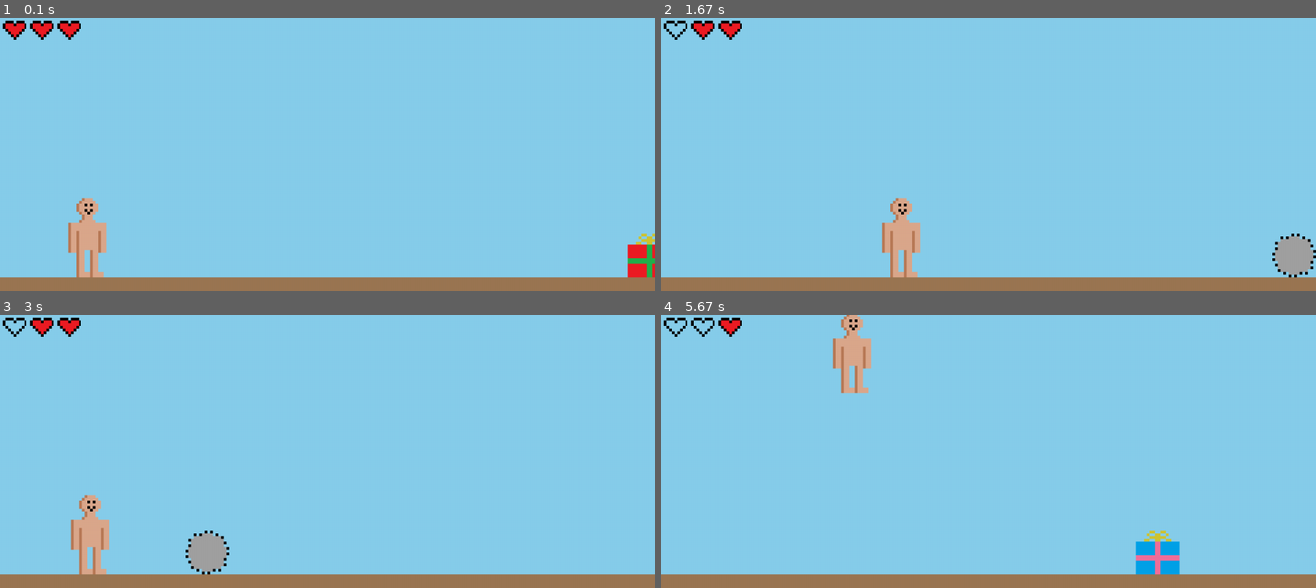
Above: before the commit, frames 1-4 (two rows, left to right).
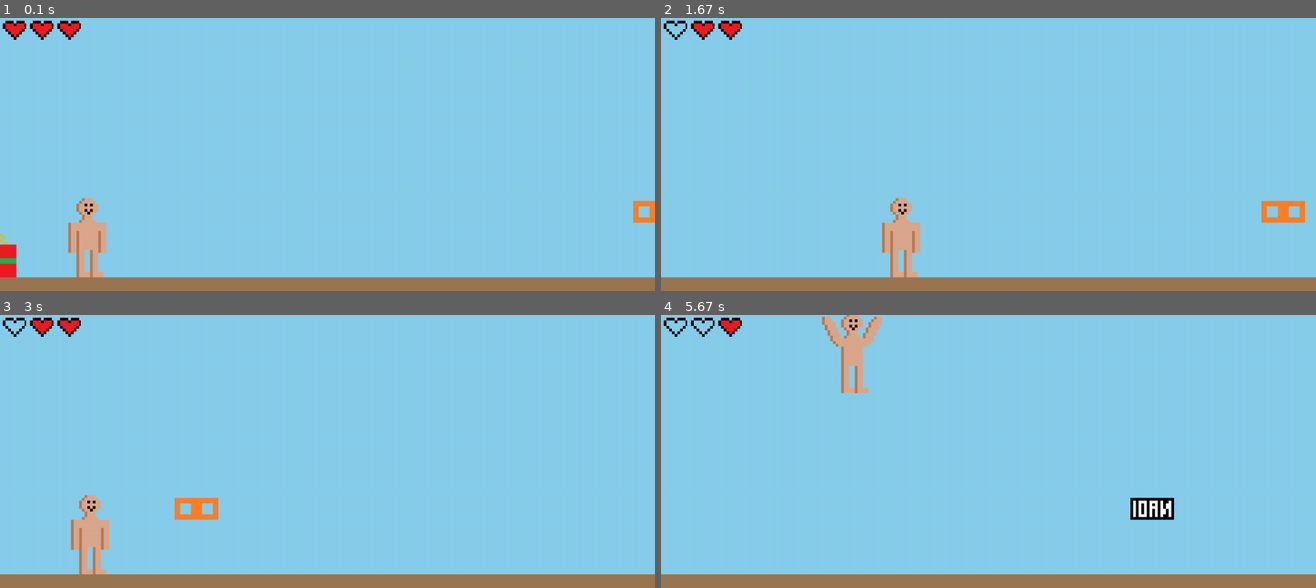
Above: after the commit, the same moments.

Repository: lorum-ipsum08/pygameGame
Game: pygame game, started from game.py
Same seed, same stepped clock (60 frames per second), same inputs: the game is played once before the commit and once after it.
Inputs:
- Up to frame 1 (0.1 s): no input
- Up to frame 2 (1.67 s): hold Right 0.33-0.8 s; hold Up 0.83-1.13 s; hold Right 1.17-1.63 s
- Up to frame 3 (3 s): hold Left 1.67-2.2 s; hold Left 2.57-2.97 s
- Up to frame 4 (5.67 s): hold Up 3-3.37 s; hold Right 3.4-4.03 s; hold Left 4.47-4.93 s; hold Right 4.97-5.43 s; hold Up from 5.47 s (still down)

The runs differ from the first frame. In frame 1, 1.1% of the frame differs, in the area x 0-100%, y 66-96%; in frame 2, 1.2%; in frame 3, 1.2%; in frame 4, 2.0%, in the area x 24-80%, y 0-96%.

Commit message:
Add files via upload

Diff:
--- a/game.py
+++ b/game.py
@@ -42,7 +42,24 @@
     return obst
 
 
-def update_screen(scrn, manPos, spritelist):
+def generate_flying_obstacle():
+    num = rng(1, 5)
+    if num == 1:
+        obst = pg.image.load(r"flyingloan.png")
+    elif num == 2:
+        obst = pg.image.load(r"arrow.png")
+    elif num == 3:
+        obst = pg.image.load(r"flyingcactus.png")
+    elif num == 4:
+        obst = pg.image.load(r"bullet.png")
+    elif num == 5:
+        obst = pg.image.load(r"brick.png")
+    else:
+        return -1
+    return obst
+
+
+def update_screen(scrn, spritelist):
     screen.fill(0x87CEEB)
     spritelist.draw(scrn)
     pg.draw.rect(scrn, 0x9b7653, floorPos)
@@ -82,15 +99,22 @@
     switch_image(obj, model)
 
 
-def detect_collision(obj, obj2):
+def respawn_flying_obstacle(obj):
+    obj.rect.x = screensize[0]
+    model = generate_flying_obstacle()
+    switch_image(obj, model)
+
+
+def detect_collision(obj, obj2, flying):
     collision = pg.sprite.collide_rect(obj, obj2)
-    if collision:
+    if collision and not flying:
         respawn_obstacle(obj2)
         return 1
-    if not collision:
+    if collision and flying and not player.ducking:
+        respawn_flying_obstacle(obj2)
+        return 1
+    elif not collision:
         return -1
-    else:
-        return 0
 
 
 class Obstacle(pg.sprite.Sprite):
@@ -104,6 +128,17 @@
         self.rect = self.image.get_rect()
 
 
+class FlyingObstacle(pg.sprite.Sprite):
+    def __init__(self, model):
+        super().__init__()
+
+        self.image = pg.Surface([80, 40])
+        self.image.fill('aqua')
+        self.image.set_colorkey('aqua')
+        self.image.blit(model, (0, 0))
+        self.rect = self.image.get_rect()
+
+
 class Life(pg.sprite.Sprite):
     def __init__(self, model):
         super().__init__()
@@ -125,6 +160,7 @@
         self.image.set_colorkey('white')
         self.image.blit(model, (0, 0))
         self.rect = self.image.get_rect()
+        self.ducking = False
 
 
 life1 = Life(pg.image.load(r"heart.png"))
@@ -142,9 +178,14 @@
 life3.rect.y = 5
 all_sprites_list.add(life3)
 
+Fobs = generate_flying_obstacle()
+Flying_Obstacle = FlyingObstacle(Fobs)
+Flying_Obstacle.rect.x, Flying_Obstacle.rect.y = 0, screensize[1] - 40 - 25 - 100
+all_sprites_list.add(Flying_Obstacle)
+
 obs = generate_obstacle()
 obstacle = Obstacle(obs)
-obstacle.rect.x, obstacle.rect.y = screensize[0], screensize[1] - 80 - 25
+obstacle.rect.x, obstacle.rect.y = 0, screensize[1] - 80 - 25
 all_sprites_list.add(obstacle)
 
 player = Player(man)
@@ -152,17 +193,27 @@
 all_sprites_list.add(player)
 
 while run:
-    update_screen(screen, (player.rect.x, player.rect.y), all_sprites_list)
+    update_screen(screen, all_sprites_list)
     pg.time.delay(17)
 
+    Flying_Obstacle.rect.x -= 10
     obstacle.rect.x -= 10
-    if detect_collision(player, obstacle) == 1:
+    if detect_collision(player, obstacle, False) == 1:
         dead = damage((life1, life2, life3))
         if dead:
             run = False
 
-    if obstacle.rect.x <= 0:
-        respawn_obstacle(obstacle)
+    if detect_collision(player, Flying_Obstacle, True) == 1:
+        dead = damage((life1, life2, life3))
+        if dead:
+            run = False
+
+    if obstacle.rect.x <= 0 and Flying_Obstacle.rect.x <= 0:
+        choice = rng(1, 2)
+        if choice == 1:
+            respawn_obstacle(obstacle)
+        else:
+            respawn_flying_obstacle(Flying_Obstacle)
 
     for event in pg.event.get():
         if event.type == pg.QUIT:
@@ -177,22 +228,33 @@
         player.rect.x += vel
     if keys[pg.K_UP] and not isJump:
         upPressed = True
+    if keys[pg.K_DOWN] and not isJump:
+        man = pg.image.load(r"man-ducking.png")
+        switch_image(player, man)
+        player.ducking = True
+    if not keys[pg.K_DOWN] and not isJump:
+        man = pg.image.load(r"man-standing.png")
+        switch_image(player, man)
+        player.ducking = False
     if not isJump and upPressed:
         if jumpCount >= -10:
             man = pg.image.load(r"man-jumping.png")
+            switch_image(player, man)
             player.rect.y -= (jumpCount * abs(jumpCount)) * 0.5
-            update_screen(screen, (player.rect.x, player.rect.y), all_sprites_list)
+            update_screen(screen, all_sprites_list)
             jumpCount -= 0.5
         elif jumpCount == -11:
             player.rect.y += 5
             man = pg.image.load(r"man-standing.png")
-            update_screen(screen, (player.rect.x, player.rect.y), all_sprites_list)
+            switch_image(player, man)
+            update_screen(screen, all_sprites_list)
             jumpCount = 10
             isJump = False
             upPressed = False
         else:
             man = pg.image.load(r"man-standing.png")
-            update_screen(screen, (player.rect.x, player.rect.y), all_sprites_list)
+            switch_image(player, man)
+            update_screen(screen, all_sprites_list)
             jumpCount = 10
             isJump = False
             upPressed = False
@@ -200,6 +262,6 @@
         continue
 
     all_sprites_list.update()
-    update_screen(screen, (player.rect.x, player.rect.y), all_sprites_list)
+    update_screen(screen, all_sprites_list)
 
 pg.quit()
Binary file added: arrow.png
Binary file added: brick.png
Binary file added: bullet.png
Binary file added: flyingcactus.png
Binary file added: flyingloan.png
